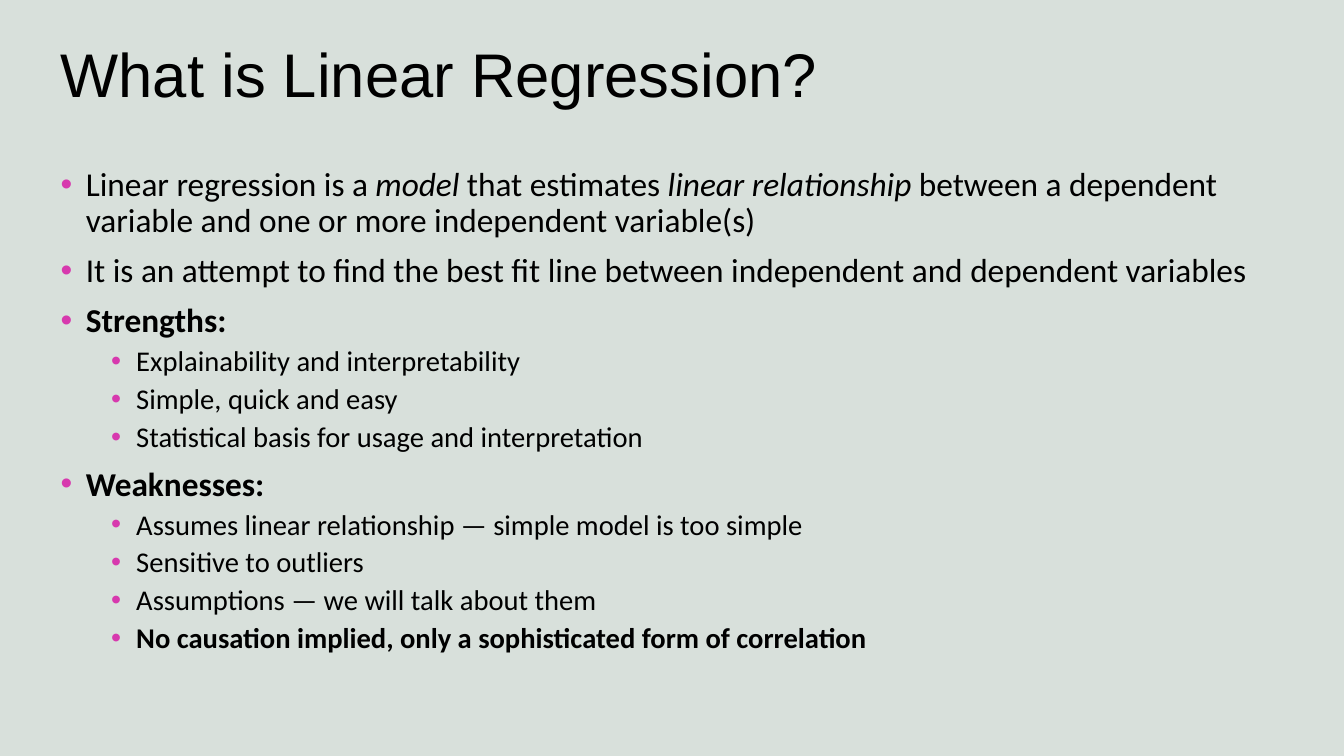
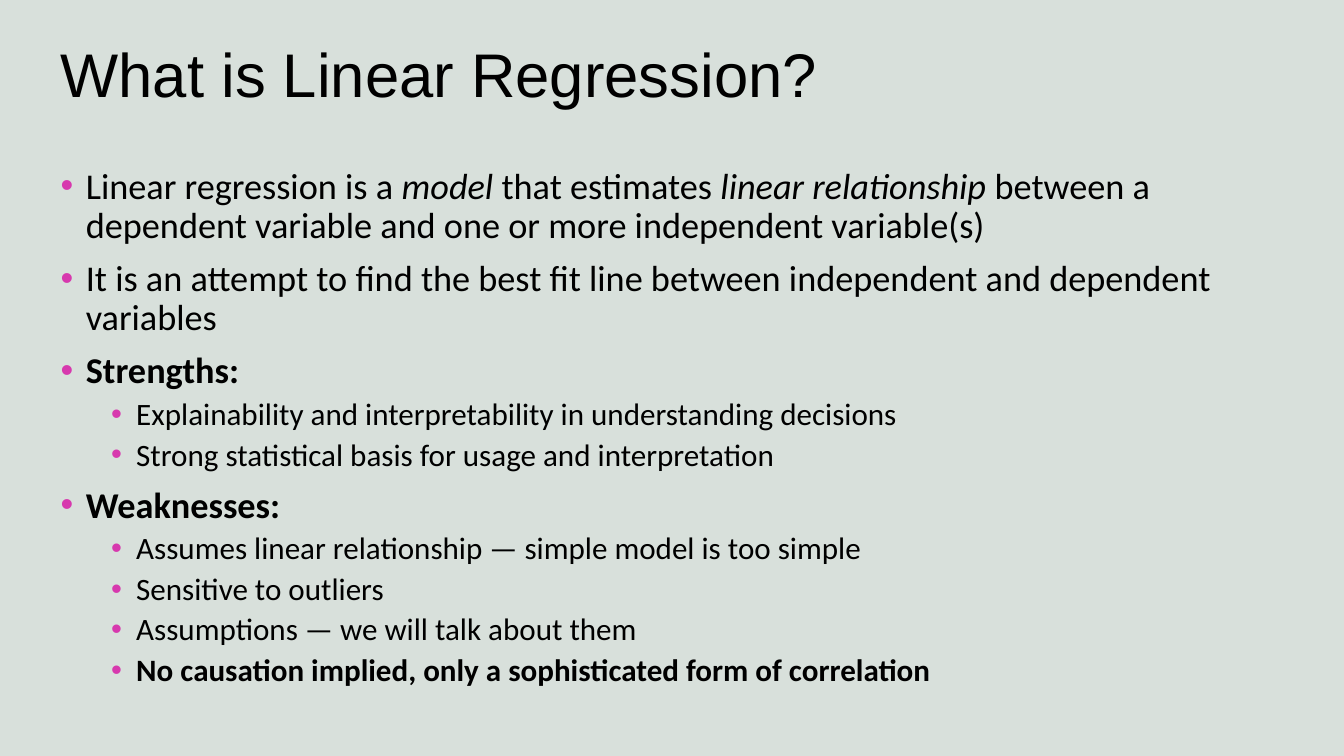
Before and after one commit to harshvardhaniimi/linear-regression, a slide deck: slide 4 of Slides.pptx (slide 8 before the commit). Drawn at 1344x756 pixels with LibreOffice and Linux fonts; fonts in the diff are those of the drawing; background and template pictures are left out. Boxes give left, top, right and bottom in pixels: in the first picture for what was removed or moved away, otherwise in the second. Text is boxed around its words. In the diff, an @@ line names an element or a change of style, - is before the commit and + after.

Commit message:
updated slides

```diff
--- a/Slides.pptx
+++ b/Slides.pptx
@@ text at box(86, 173, 1210, 686): size 23.8 to 25.9 pt in "Linear regression is a model that estimates ...", "It is an attempt to find the ...", "Strengths:", "Weaknesses:"; size 20.4 to 22.2 pt in "Assumes linear relationship — simple model is ...", "Sensitive to outliers", "Assumptions — we will talk about them", "No causation implied, only a sophisticated form ..." @@
@@ text at box(136, 403, 896, 472): text changed; size 20.4 to 22.2 pt @@
-  • Explainability and interpretability
-  • Simple, quick and easy
-  • Statistical basis for usage and interpretation
+  • Explainability and interpretability in understanding decisions
+  • Strong statistical basis for usage and interpretation
```
Also in this commit, not shown: 4 other slides changed, 1 other file.
